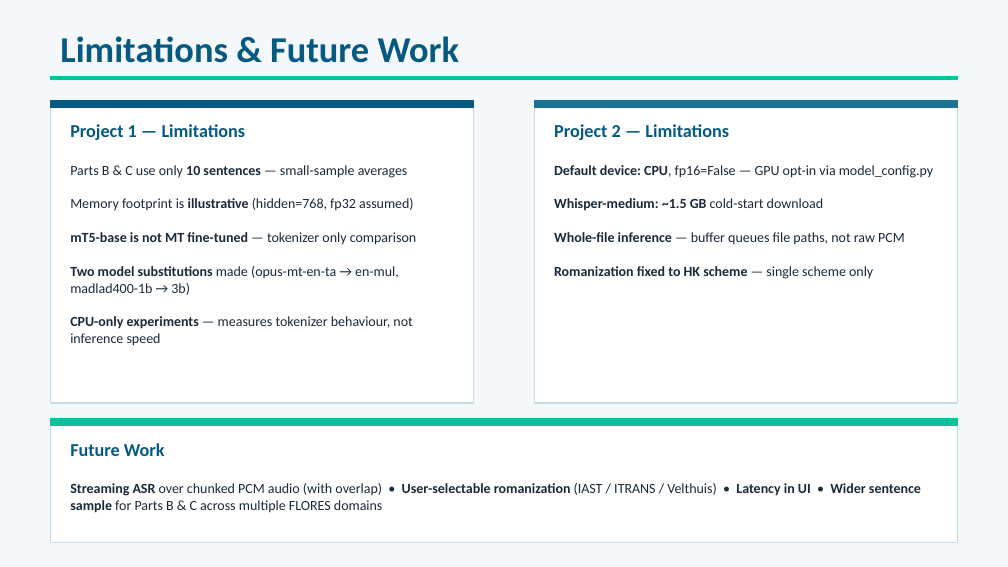
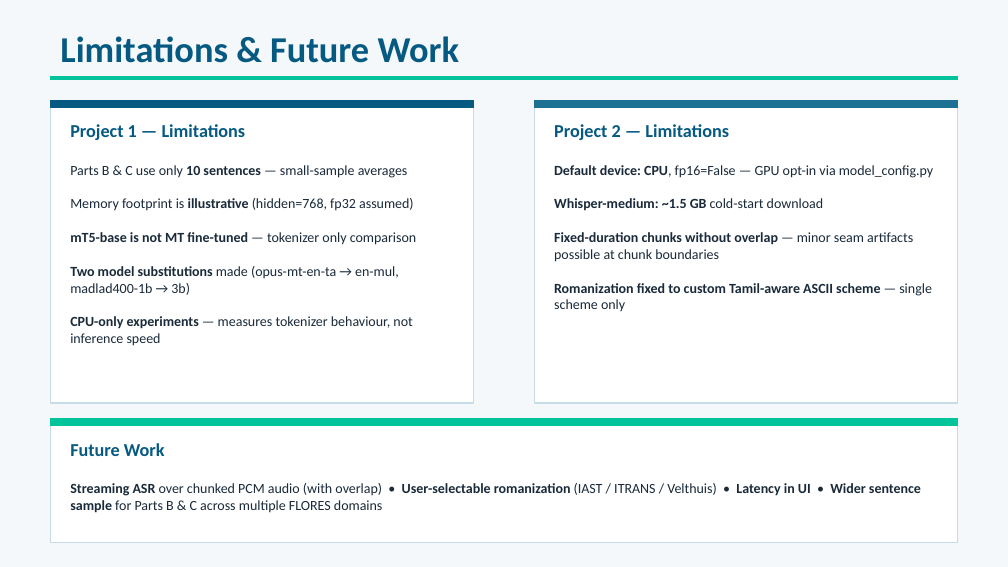
Before and after one commit to samadarsh/indic-translation-asr-project, a slide deck: slide 11 of presentation/final_presentation.pptx. Drawn at 1008x567 pixels with LibreOffice and Linux fonts; fonts in the diff are those of the drawing. Boxes give left, top, right and bottom in pixels: in the first picture for what was removed or moved away, otherwise in the second. Text is boxed around its words. In the diff, an @@ line names an element or a change of style, - is before the commit and + after.

Commit message:
Implement chunked-audio buffer with bounded batching for Task 2 ASR
- Add split_audio() and cleanup_chunks() helpers in app/utils.py for
  fixed-duration (<=30s) WAV chunk generation via pydub
- Refactor transcribe_with_buffer() in app/asr_pipeline.py to process all
  chunks via bounded batches; long audio is no longer truncated at the
  queue capacity of 10
- Add TestAudioSplitting (4 tests) and TestChunkBatching (1 mock test)
  in test_pipeline.py; total unit test count is now 20
- Add pydub>=0.25.1 to task2 requirements.txt
- Update task2 README, project1/2 summary PDFs, system_architecture.png,
  buffer_flow_diagram.png, and final_presentation.pptx to reflect the
  new chunked-audio architecture and 20-test count

```diff
--- a/presentation/final_presentation.pptx
+++ b/presentation/final_presentation.pptx
@@ text at (x1=554, y1=232, x2=932, y2=312): text changed; bold on @@
-Whole-file inference — buffer queues file paths, not raw PCM
-Romanization fixed to HK scheme — single scheme only
+Fixed-duration chunks without overlap — minor seam artifacts possible at chunk boundaries
+Romanization fixed to custom Tamil-aware ASCII scheme — single scheme only
```
Also in this commit, not shown: 6 other slides changed, 9 other files.
